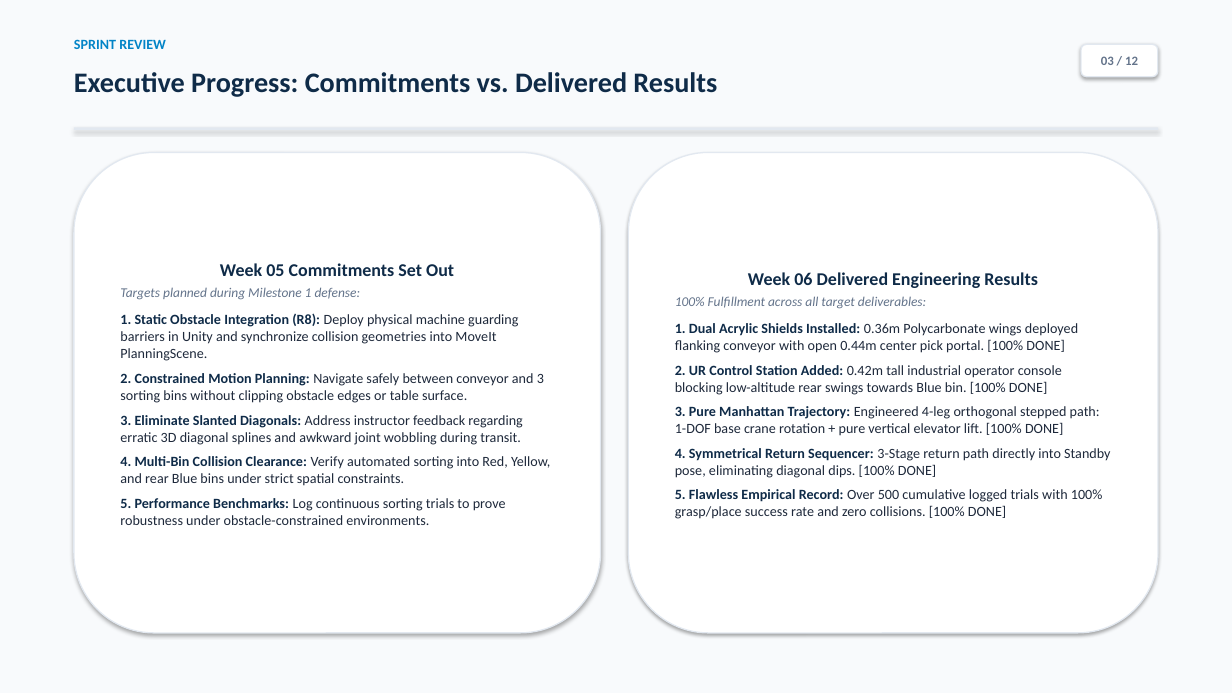
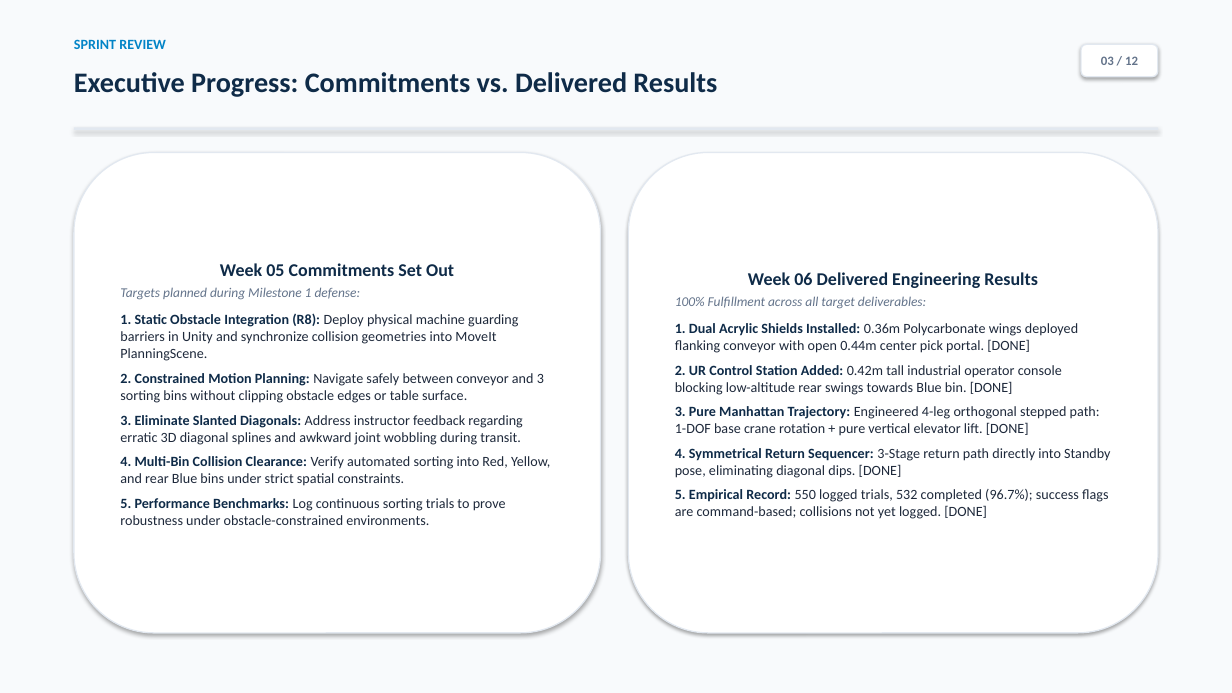
Before and after one commit to Aqikop/VGU26-Project-UC8, a slide deck: slide 3 of docs/week06/UC8_Week06_Presentation.pptx. Drawn at 1232x693 pixels with LibreOffice and Linux fonts; fonts in the diff are those of the drawing. Boxes give left, top, right and bottom in pixels: in the first picture for what was removed or moved away, otherwise in the second. Text is boxed around its words. In the diff, an @@ line names an element or a change of style, - is before the commit and + after.

```diff
--- a/docs/week06/UC8_Week06_Presentation.pptx
+++ b/docs/week06/UC8_Week06_Presentation.pptx
@@ text in rounded rectangle at (675, 323, 1110, 519): text changed @@
-1. Dual Acrylic Shields Installed: 0.36m Polycarbonate wings deployed flanking conveyor with open 0.44m center pick portal. [100% DONE]
-2. UR Control Station Added: 0.42m tall industrial operator console blocking low-altitude rear swings towards Blue bin. [100% DONE]
-3. Pure Manhattan Trajectory: Engineered 4-leg orthogonal stepped path: 1-DOF base crane rotation + pure vertical elevator lift. [100% DONE]
-4. Symmetrical Return Sequencer: 3-Stage return path directly into Standby pose, eliminating diagonal dips. [100% DONE]
-5. Flawless Empirical Record: Over 500 cumulative logged trials with 100% grasp/place success rate and zero collisions. [100% DONE]
+1. Dual Acrylic Shields Installed: 0.36m Polycarbonate wings deployed flanking conveyor with open 0.44m center pick portal. [DONE]
+2. UR Control Station Added: 0.42m tall industrial operator console blocking low-altitude rear swings towards Blue bin. [DONE]
+3. Pure Manhattan Trajectory: Engineered 4-leg orthogonal stepped path: 1-DOF base crane rotation + pure vertical elevator lift. [DONE]
+4. Symmetrical Return Sequencer: 3-Stage return path directly into Standby pose, eliminating diagonal dips. [DONE]
+5. Empirical Record: 550 logged trials, 532 completed (96.7%); success flags are command-based; collisions not yet logged. [DONE]
```
Also in this commit, not shown: 5 other slides changed, 13 other files.
